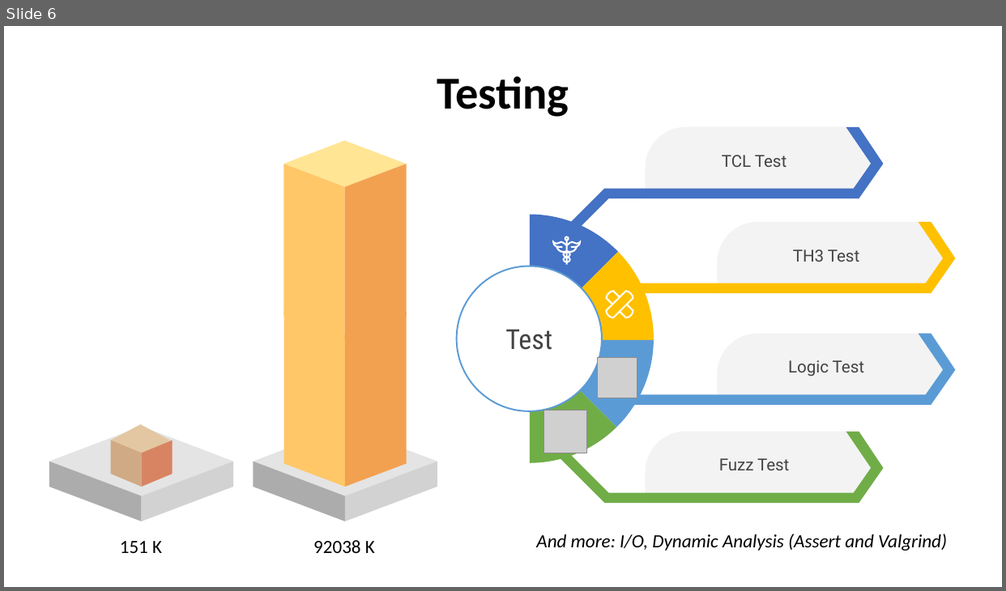
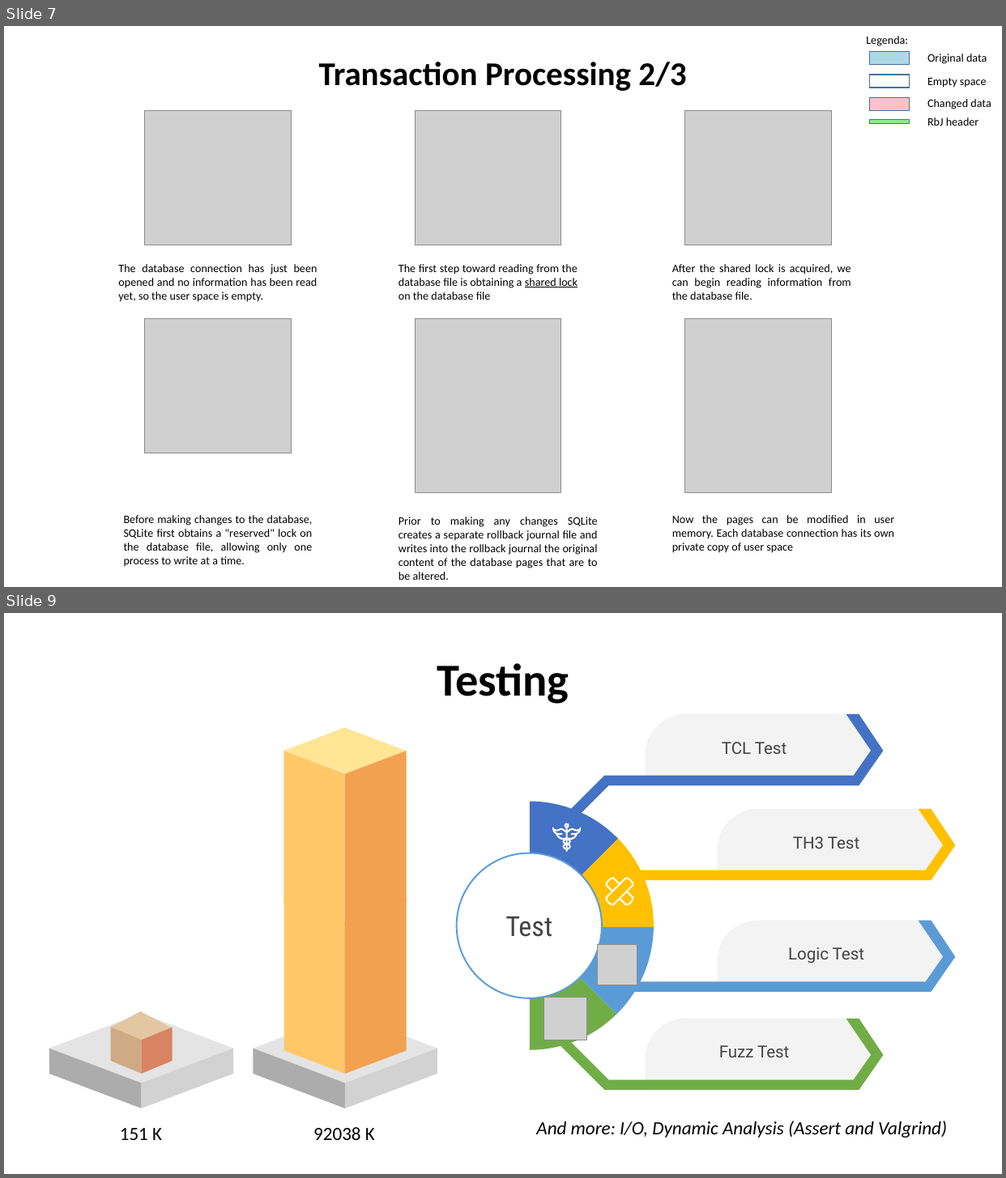
Before and after one commit to AntonioPirani/SQLiteProject, a slide deck: Presentation.pptx. Shown one above the other, each under a label of ours: slide 6 before the commit, slides 7 and 9 after it; the slides between them are not shown. The pictures are 1006x591 and 1006x1178 pixels, drawn with LibreOffice and Linux fonts; fonts in the diff are those of the drawing; grey boxes stand for pictures. Boxes give left, top, right and bottom in pixels: in the first picture for what was removed or moved away, otherwise in the second. Text is boxed around its words. In the diff, an @@ line names an element or a change of style, - is before the commit and + after.

```diff
--- a/Presentation.pptx
+++ b/Presentation.pptx
@@ slide 7 added at (4, 26, 1002, 587), background #FFFFFF @@
@@ text added at (866, 36, 908, 46), 11 pt, text #000000 @@
+Legenda:
@@ title added at (319, 62, 686, 91), 32 pt, text #000000, bold @@
+Transaction Processing 2/3
@@ rectangle added at (869, 51, 909, 64), fill #AED9E6, outline #43739E 1 pt @@
@@ text added at (927, 54, 987, 64), 11 pt, text #000000 @@
+Original data
@@ rectangle added at (869, 75, 909, 88), fill #FEFEFE, outline #43739E 1 pt @@
@@ rectangle added at (869, 98, 909, 110), fill #FFC0CB, outline #43739E 1 pt @@
@@ text added at (927, 78, 987, 88), 11 pt, text #000000 @@
+Empty space
@@ picture added at (145, 110, 291, 245) @@
@@ picture added at (415, 110, 561, 245) @@
@@ picture added at (685, 110, 831, 245) @@
@@ rectangle added at (869, 120, 909, 124), fill #8DEC8C, outline #43739E 1 pt @@
@@ text added at (927, 99, 991, 109), 11 pt, text #000000 @@
+Changed data
@@ text added at (927, 118, 979, 126), 11 pt, text #000000 @@
+RbJ header
@@ text added at (118, 264, 317, 302), 11 pt, text #000000 @@
+The database connection has just been opened and no information has been read yet, so the user space is empty.
@@ text added at (398, 264, 577, 300), 11 pt, text #000000 @@
+The first step toward reading from the database file is obtaining a shared lock on the database file
@@ text added at (672, 264, 851, 300), 11 pt, text #000000 @@
+After the shared lock is acquired, we can begin reading information from the database file.
@@ picture added at (145, 318, 291, 453) @@
@@ picture added at (415, 318, 561, 493) @@
@@ picture added at (685, 318, 831, 493) @@
@@ text added at (124, 515, 313, 567), 11 pt, text #000000 @@
+Before making changes to the database, SQLite first obtains a "reserved" lock on the database file, allowing only one process to write at a time.
@@ text added at (398, 517, 598, 580), 11 pt, text #000000 @@
+Prior to making any changes SQLite creates a separate rollback journal file and writes into the rollback journal the original content of the database pages that are to be altered.
@@ text added at (672, 515, 894, 553), 11 pt, text #000000 @@
+Now the pages can be modified in user memory. Each database connection has its own private copy of user space
@@ what was slide 6 is now slide 9 @@
```
Also in this commit, not shown: 5 other slides added.
